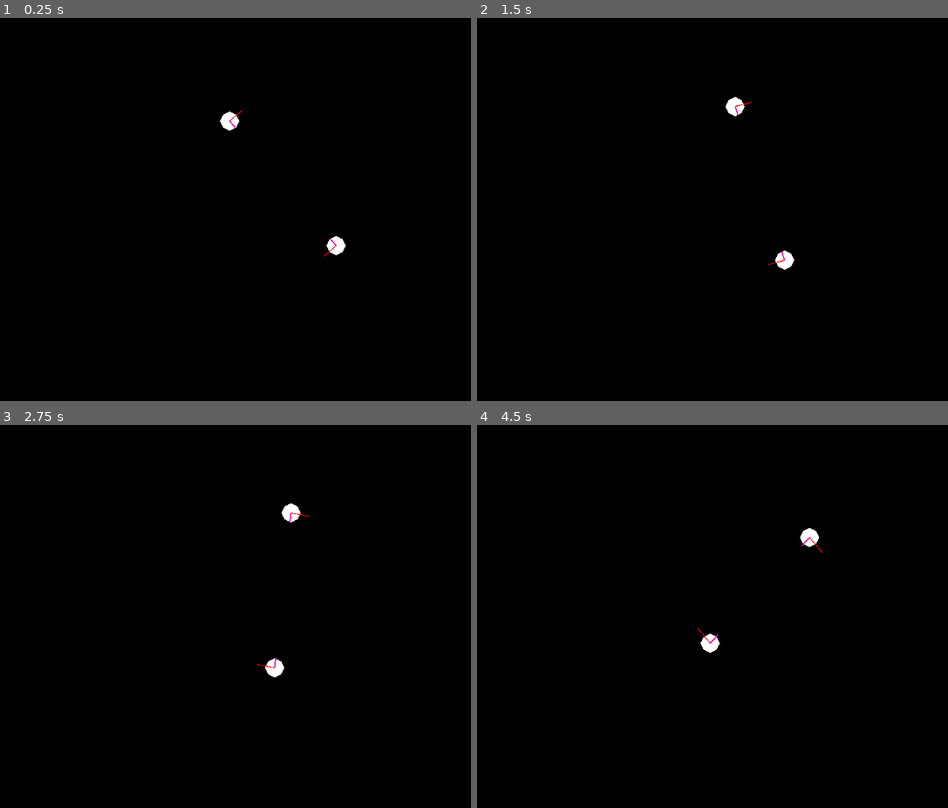
Above: before the commit, frames 1-4 (two rows, left to right).
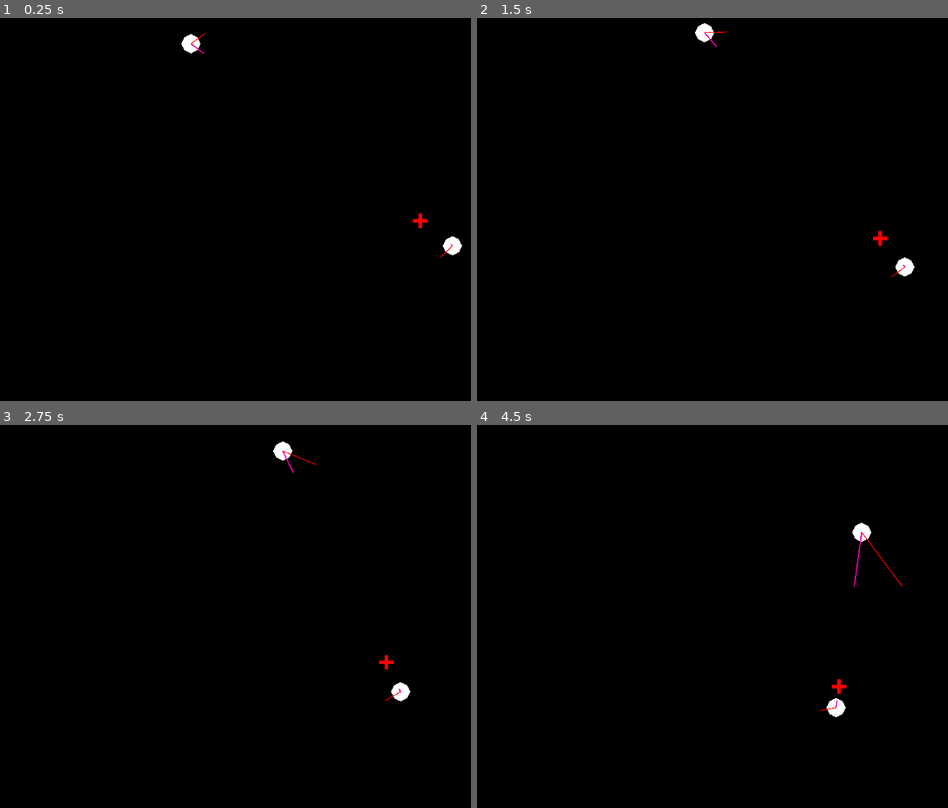
Above: after the commit, the same moments.

Repository: PedroHFMG/gravity_sim_2D
Game: Godot game, scene res://main.tscn
Two runs of this game, one before a commit and one after it. Both use one fixed random seed, a clock stepped at 60 frames per second and the inputs below.
Inputs:
- Up to frame 1 (0.25 s): no input
- Up to frame 2 (1.5 s): no input
- Up to frame 3 (2.75 s): no input
- Up to frame 4 (4.5 s): no input

The runs differ from the first frame. In frame 1, 0.7% of the frame differs, in the area x 38-99%, y 3-63%; in frame 2, 0.7%; in frame 3, 0.7%; in frame 4, 0.8%, in the area x 46-91%, y 25-77%.

Commit message:
center of mass

Diff:
--- a/main.tscn
+++ b/main.tscn
@@ -1,5 +1,6 @@
-[gd_scene load_steps=3 format=3 uid="uid://cv0bk3krausgj"]
+[gd_scene load_steps=4 format=3 uid="uid://cv0bk3krausgj"]
 
+[ext_resource type="PackedScene" uid="uid://b3uu1luh6551f" path="res://marker.tscn" id="1_0xm2m"]
 [ext_resource type="PackedScene" uid="uid://bfs60xnrwxfar" path="res://planet.tscn" id="2_h2yge"]
 
 [sub_resource type="GDScript" id="GDScript_ig7tw"]
@@ -13,8 +14,12 @@
 	planets = $Planetas.get_children()
 
 func _physics_process(delta: float) -> void:
+	#Calcula a gravidade em PARES >>sem repetição<<:
+	#Planeta principal do loop:
 	for i in range(planets.size()):
+		 #Planetas que terão os cálculos feitos com base no planeta principal:
 		for j in range(i + 1, planets.size()):
+			#Aplicando a função gravidade com os planetas dos índices acima:
 			gravidade(planets[i], planets[j], delta)
 
 	for planet in planets:
@@ -22,25 +27,55 @@
 			planet.velocity = Vector2.ZERO
 		planet.position += planet.velocity * delta
 
+	#Indica visualmente a posição do centro de massa
+	$Centro.position = center_of_mass()
+
 func gravidade(p1, p2, delta):
-	var distance = (p2.position - p1.position).length()
-
-	var newton_eq = G * (p1.mass * p2.mass) / (distance * distance)
-
+	#Distância entre os dois planetas (vetor)
+	var vect_distance = p2.position - p1.position
+	#Equação de Newton (length calcula a distância somente, a hipotenusa)
+	var newton_eq = G * (p1.mass * p2.mass) / (vect_distance.length_squared())
+	#Direção da força, sem a intensidade (somente a direção)
 	var force_direction = (p2.position - p1.position).normalized()
 
+	#Força = massa * aceleração
+	#Logo: aceleração = força / massa
+	#Calcula a aceleração em relação a cada planeta
 	var acceleration1 = force_direction * newton_eq / p1.mass
 	var acceleration2 = -force_direction * newton_eq / p2.mass
 
+	#Movimentação dos planetas, com a aceleração
 	p1.velocity += acceleration1 * delta
 	p2.velocity += acceleration2 * delta
 
+	#Linhas indicando aceleração e puxão gravitacional. Ajustar futuramente
 	$Planetas/Planeta1/Line2D.points = [Vector2.ZERO, acceleration1]
 	$Planetas/Planeta2/Line2D.points = [Vector2.ZERO, acceleration2]
+
+func center_of_mass():
+	#Váriaveis que armazenam o somatório dos parâmetros dos planetas presentes
+	var somatorio_massa = 0.0
+	var coordenadas = Vector2.ZERO
+
+	for planet in planets:
+		#Posições de todos os planetas presentes
+		coordenadas = coordenadas + (planet.mass * planet.position)
+		#Somatório de todas as massas dos planetas presentes
+		somatorio_massa = somatorio_massa + planet.mass
+
+	#Equação do centro de massa (média das posições pela massa total)
+	var coord_final = coordenadas/somatorio_massa
+
+	#Retorna a posição
+	return coord_final
 "
 
 [node name="Node2D" type="Node2D"]
 script = SubResource("GDScript_ig7tw")
+
+[node name="Centro" parent="." instance=ExtResource("1_0xm2m")]
+modulate = Color(1, 0, 0, 1)
+position = Vector2(576, 320)
 
 [node name="CanvasLayer" type="CanvasLayer" parent="."]
 layer = -1
@@ -56,8 +91,8 @@
 [node name="Planetas" type="Node2D" parent="."]
 
 [node name="Planeta1" parent="Planetas" instance=ExtResource("2_h2yge")]
-position = Vector2(640, 384)
-mass = 105
+position = Vector2(832, 384)
+mass = 750
 velocity = Vector2(-30, 30)
 
 [node name="Line2D" type="Line2D" parent="Planetas/Planeta1"]
@@ -65,7 +100,7 @@
 default_color = Color(0.92549, 0, 0.678431, 1)
 
 [node name="Planeta2" parent="Planetas" instance=ExtResource("2_h2yge")]
-position = Vector2(448, 192)
+position = Vector2(384, 64)
 mass = 105
 velocity = Vector2(30, -30)
 
--- /dev/null
+++ b/marker.tscn
@@ -0,0 +1,7 @@
+[gd_scene format=3 uid="uid://b3uu1luh6551f"]
+
+[node name="Node2D" type="Node2D"]
+
+[node name="Polygon2D" type="Polygon2D" parent="."]
+scale = Vector2(0.375, 0.375)
+polygon = PackedVector2Array(-8, -32, 8, -32, 8, -8, 32, -8, 32, 8, 8, 8, 8, 32, -8, 32, -8, 8, -32, 8, -32, -8, -8, -8)
